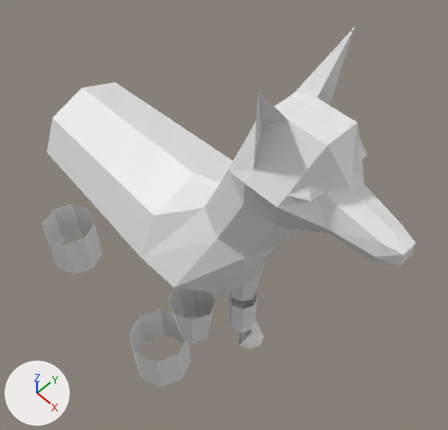
Two versions of the Blender file 3d/dog/little-blocks.blend, one commit apart.
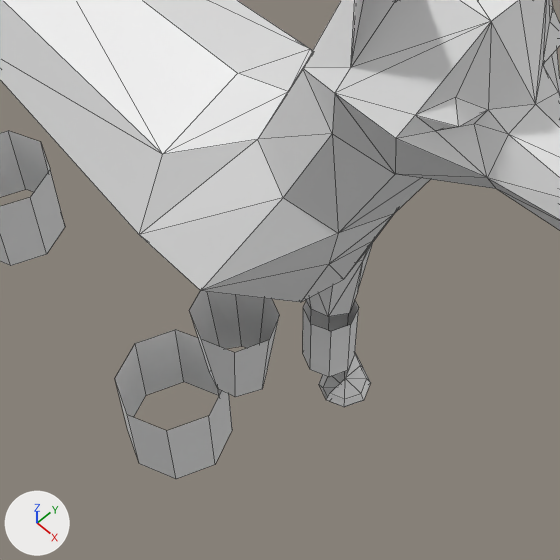
Each version is shown whole from a 50 mm camera at (8.69, -6.83, 12.54) aimed at (0.68, 1.03, -1.35), then close up on the part from 15% to 81% of the width and 31% to 100% of the height. Arrows for +X, +Y and +Z are at lower left; the lights stay in place. The close-ups show mesh edges as thin lines.

Before the edit, the objects in view are built like this:
```python
me_плоскость = bpy.data.meshes.new('Плоскость')
me_плоскость.from_pydata(...)  # 216 vertices, 273 faces; spans x -7.55..6.4, y -2.38..3.28, z -8.22..6.3
ob_плоскость = bpy.data.objects.new('Плоскость', me_плоскость)
ob_плоскость.location = (0.0, 0.0, 0.0)
```
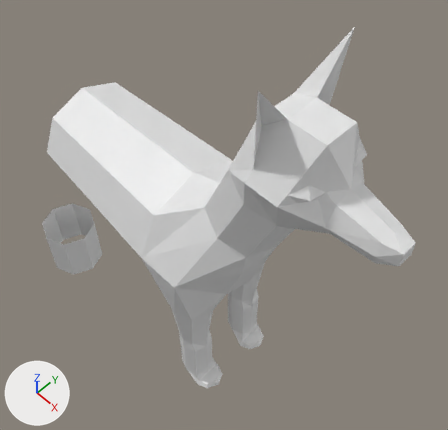
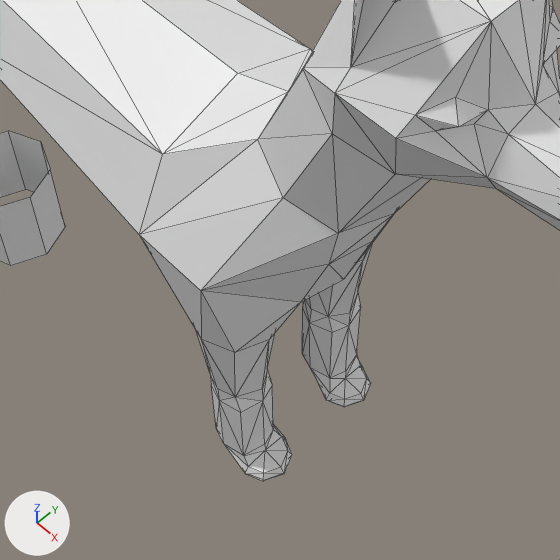
Changed parts and their boxes [x1, y1, x2, y2] in the close-ups (560 x 560 px):
'Плоскость', reshaped
    before: [0, 0, 560, 479]
    after: [0, 0, 560, 481]
part 1 of me_плоскость, built on
    before: [115, 291, 371, 479]
    after: [140, 236, 371, 481]

Edits to the bpy script that builds the scene:
```text
Change me_плоскость:
    used by ob_плоскость; location = (0.0, 0.0, 0.0)
    remove me_плоскость.from_pydata(...)  # 216 vertices, 273 faces; spans x -7.55..6.4, y -2.38..3.28, z -8.22..6.3
    add me_плоскость.from_pydata(...)  # 239 vertices, 414 faces; spans x -7.55..6.4, y -1.91..3.28, z -8.19..6.3
    me_плоскость part 1
    17 vertices are removed from x -1.0..2.01, y -2.38..1.52, z -8.22..-4.8
    36 faces are deleted
    15 vertices move from x -1.0..2.01, y -2.09..1.52, z -8.22..-4.8 to x 1.0..2.0, y -1.4..1.5, z -6.4..-4.8
    28 vertices are added at x 1.5..2.48, y -1.5..0.6, z -7.0..-4.8
    6 new vertices lie (0.0, 0.0, -1.6) away from vertices in x -0.71..1.87, y -2.09..0.71, z -6.22..-4.8
    6 new vertices lie (0.0, 0.0, -0.4) away from vertices in x 1.0..2.0, y -1.5..1.5, z -4.4
    177 new faces join them
```
